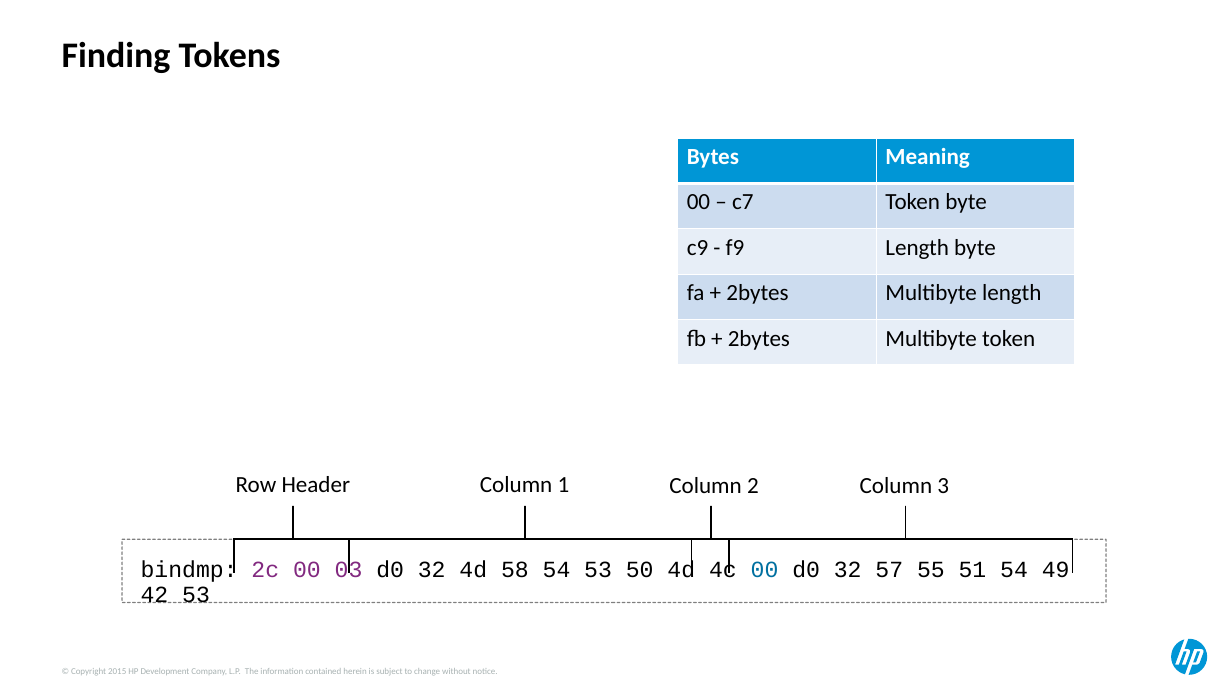
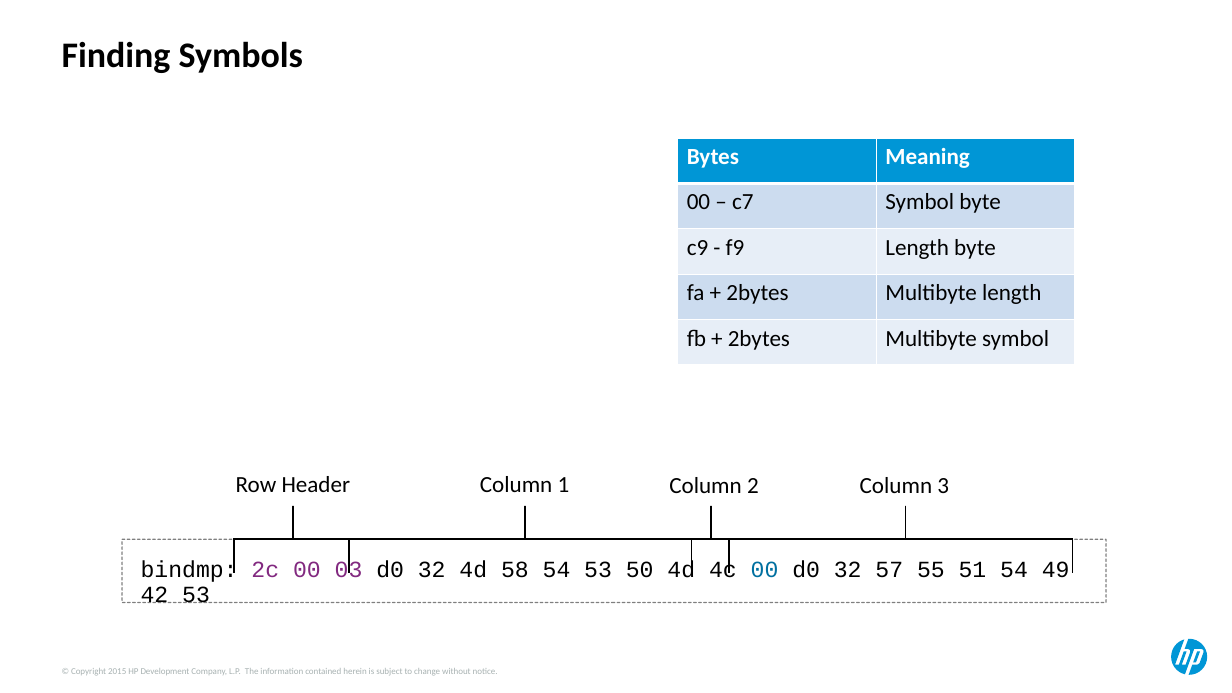
Before and after one commit to Dyland28/HP-Data-Compression, a slide deck: slide 5 of compression_sand_weiss_hotsos_2018.pptx (slide 7 before the commit). Drawn at 1232x693 pixels with LibreOffice and Linux fonts; fonts in the diff are those of the drawing. Boxes give left, top, right and bottom in pixels: in the first picture for what was removed or moved away, otherwise in the second. Text is boxed around its words. In the diff, an @@ line names an element or a change of style, - is before the commit and + after.

```diff
--- a/compression_sand_weiss_hotsos_2018.pptx
+++ b/compression_sand_weiss_hotsos_2018.pptx
@@ text at (x1=62, y1=41, x2=303, y2=73): text changed @@
-Finding Tokens
+Finding Symbols
@@ table at (x1=677, y1=138, x2=1075, y2=365) @@
-row 2, column 2: Token byte
+row 2, column 2: Symbol byte
-row 5, column 2: Multibyte token
+row 5, column 2: Multibyte symbol
```
Also in this commit, not shown: 5 other slides changed, 1 slide added, 1 slide removed.
